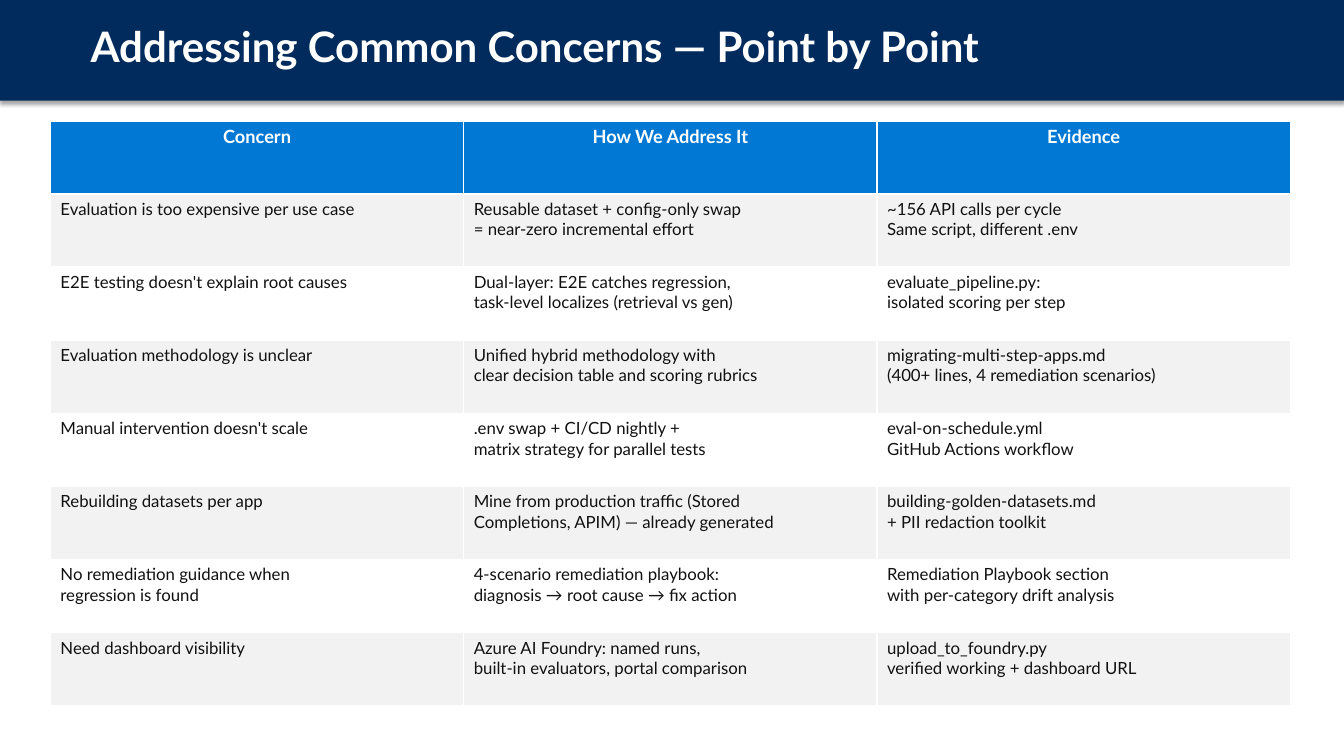
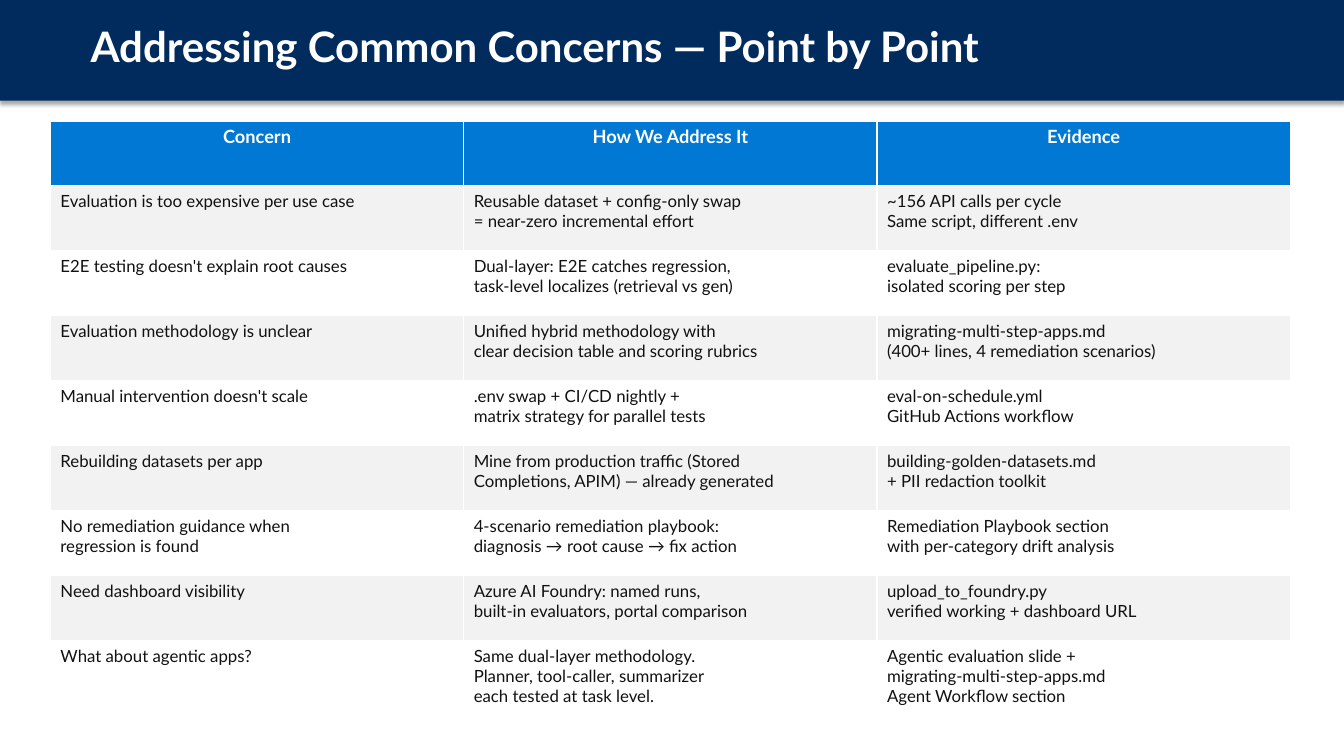
Before and after one commit to aiappsgbb/AOAI-models-migration, a slide deck: slide 15 of docs/azure-openai-model-migration-approach.pptx (slide 14 before the commit). Drawn at 1344x756 pixels with LibreOffice and Linux fonts; fonts in the diff are those of the drawing. Boxes give left, top, right and bottom in pixels: in the first picture for what was removed or moved away, otherwise in the second. Text is boxed around its words. In the diff, an @@ line names an element or a change of style, - is before the commit and + after.

```diff
--- a/docs/azure-openai-model-migration-approach.pptx
+++ b/docs/azure-openai-model-migration-approach.pptx
@@ table at box(50, 121, 1291, 709) @@
+row 9: What about agentic apps? | Same dual-layer methodology. / Planner, tool-caller, summarizer / each tested at task level. | Agentic evaluation slide + / migrating-multi-step-apps.md / Agent Workflow section
```
Also in this commit, not shown: 2 other slides changed, 1 slide added, 1 other file.
